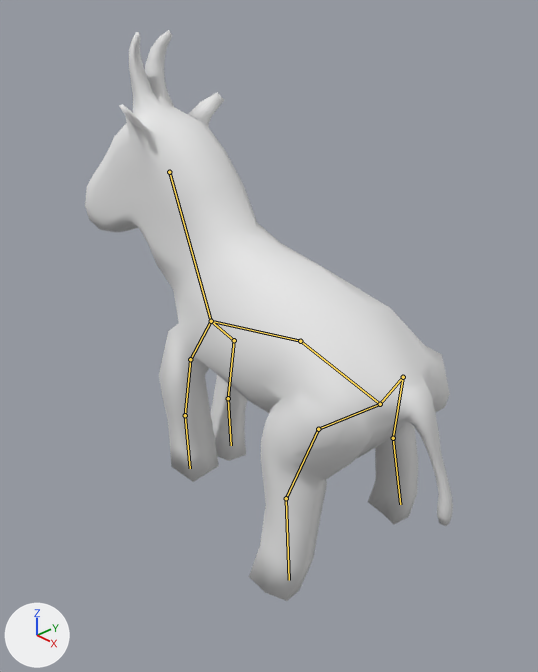
Renders of the Blender file Assets/goat.blend from each side of a commit.
Camera for both pictures: a camera (50 mm lens) standing at (1.705, -1.084, 1.334) and looking at (0.469, 0.059, 0.506). Lighting does not change. The marker at lower left points along +X, +Y and +Z. The bones that bend it are drawn over the model as lines.
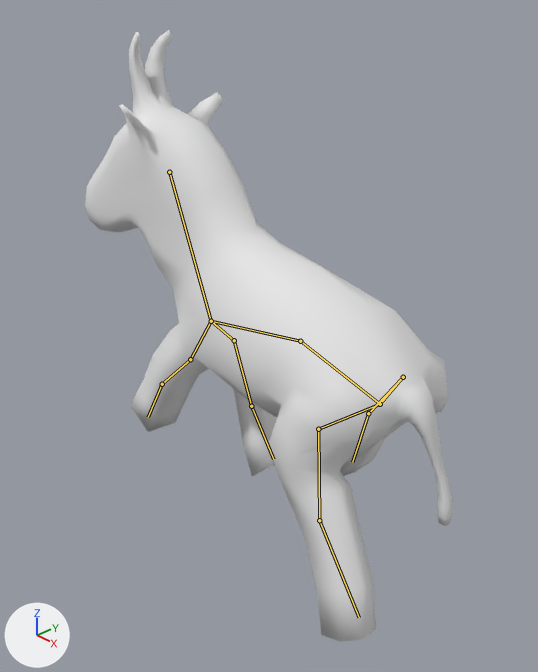
The newer file adds an action. The first version stands in its rest pose; the second is drawn at frame 15 of the action 'Armature.001Action'.

Where the change shows, as pixel boxes [x1, y1, x2, y2] in the pictures (538 x 672 px):
'Cube', posed (7% taller): before [85, 30, 453, 601]; after [85, 30, 453, 642]
bone 'Bone.003', root to tip: before (190, 359) to (185, 415); after (190, 359) to (162, 384)
bone 'Bone.006', root to tip: before (234, 340) to (228, 398); after (234, 340) to (251, 406)
bone 'Bone.011', root to tip: before (318, 429) to (286, 498); after (318, 429) to (319, 520)
bone 'Bone.014', root to tip: before (403, 377) to (393, 438); after (403, 377) to (368, 413)

The change in detail:
Bone 'Bone.003' (bone_bone_003) turns from (0, 0, 0) to (33, 2, -5) degrees about its own x, y and z.
Bone 'Bone.006' (bone_bone_006) turns from (0, 0, 0) to (-24, -2, -21) degrees about its own x, y and z.
Bone 'Bone.011' (bone_bone_011) turns from (0, 0, 0) to (21, 11, -19) degrees about its own x, y and z.
Bone 'Bone.014' (bone_bone_014) turns from (0, 0, 0) to (22, 2, 11) degrees about its own x, y and z.
